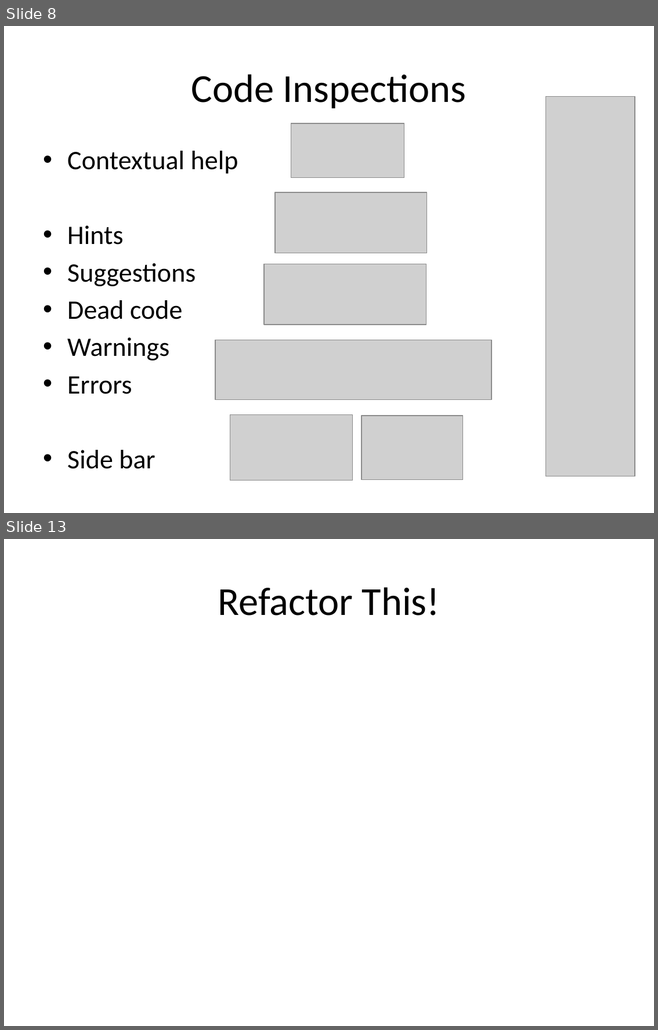
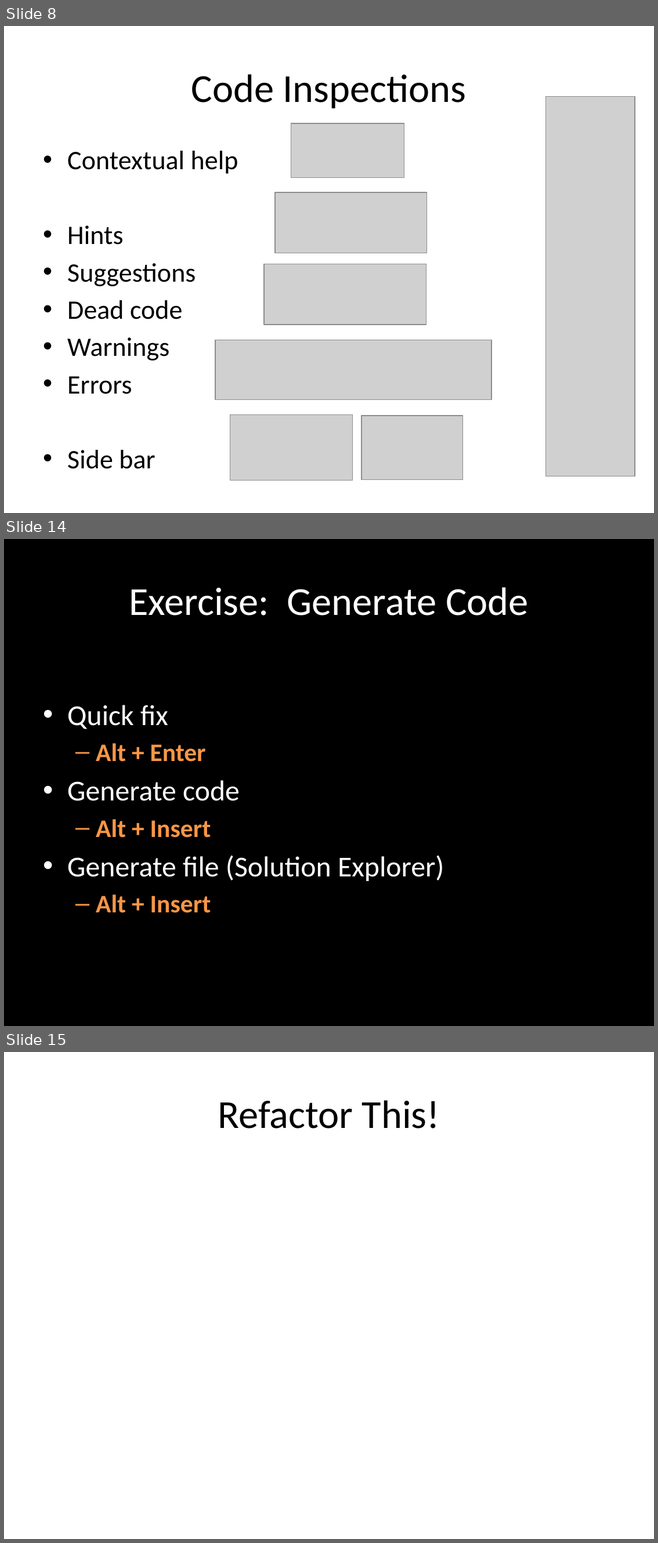
Before and after one commit to rasmuskl/ReSharperCourse, a slide deck: Presentations/2 - Exercises - ReSharper Course.pptx. Shown one above the other, each under a label of ours: slides 8 and 13 before the commit, slides 8, 14 and 15 after it; the slides between them are not shown. The pictures are 658x1030 and 658x1543 pixels, drawn with LibreOffice and Linux fonts; fonts in the diff are those of the drawing; grey boxes stand for pictures. Boxes give left, top, right and bottom in pixels: in the first picture for what was removed or moved away, otherwise in the second. Text is boxed around its words. In the diff, an @@ line names an element or a change of style, - is before the commit and + after.

Commit message:
Started work on generate code presentation part.

```diff
--- a/Presentations/2 - Exercises - ReSharper Course.pptx
+++ b/Presentations/2 - Exercises - ReSharper Course.pptx
@@ slide 14 added at box(4, 539, 654, 1026), background #000000 @@
@@ title added at box(129, 587, 528, 616), 44 pt, text #FFFFFF @@
+Exercise: Generate Code
@@ text added at box(67, 705, 444, 913), 32 pt, text #FFFFFF @@
+• Quick fix
+  – Alt + Enter
+• Generate code
+  – Alt + Insert
+• Generate file (Solution Explorer)
+  – Alt + Insert
@@ what was slide 13 is now slide 15 @@
```
Also in this commit, not shown: 4 slides changed, 1 other slide added, 1 other file.
